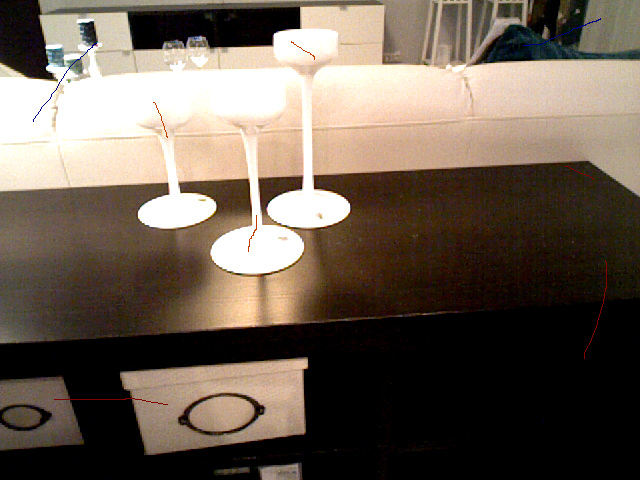
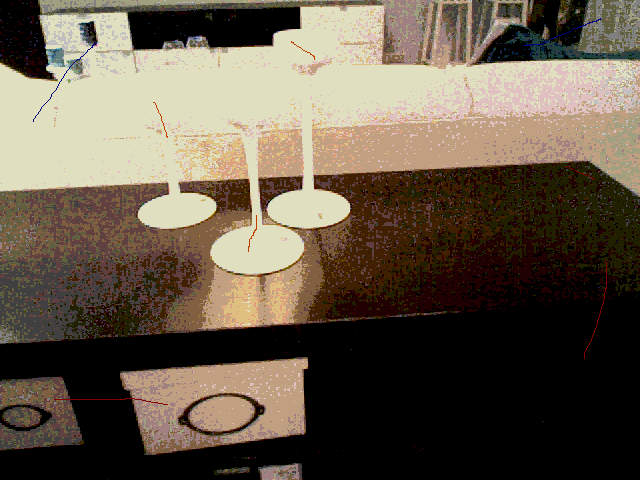
Layer changes from the first w=640, h=480 image to the second:
painted on "57_LivingLow.png" over [0, 0, 640, 480]
